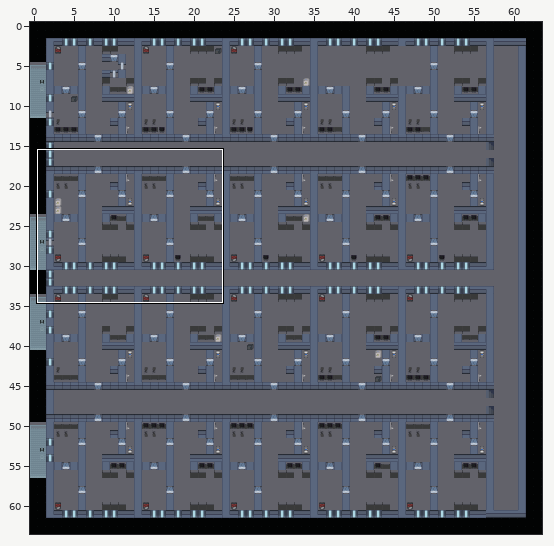
Tiled map, stored at NamelessRogue/Content/Buildings/ApartmentBlockFloor.tmx. The picture above shows the old version from afar; the outline marks the close-up.
Close-up. Before the edit:
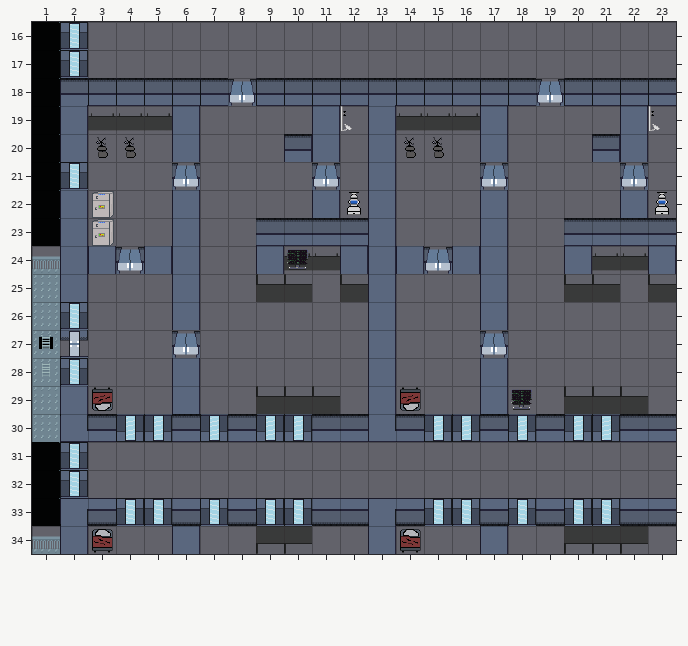
Cells are 32x32 px. Shown: x 1..23, y 16..34. The commit also changed other parts of the map, which this record leaves out.
New version:
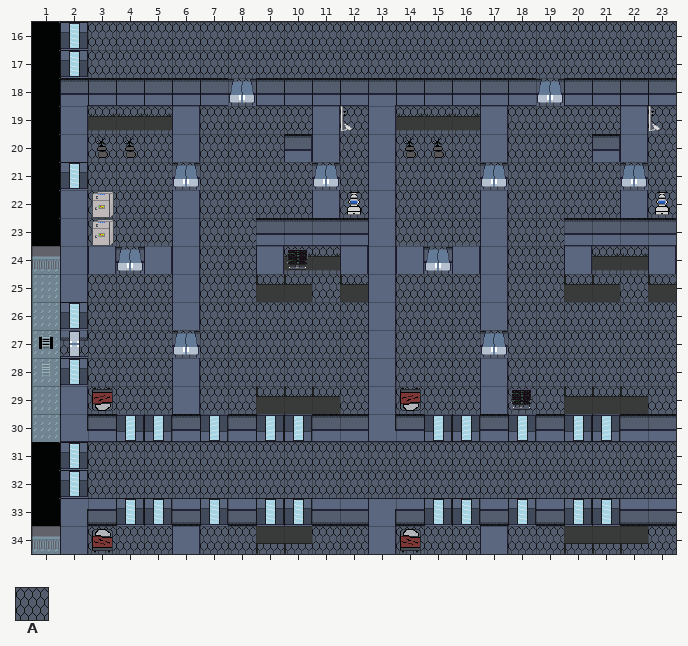
Key: from "tileset2": A 80.
_ is an empty cell, . an unchanged one.
Tiles of an added or newly shown layer are drawn over the layers below it.
What changed:
--- layer "terrain" (added)
@@ x 2..23 @@
-16 ._____________________
-17 ._____________________
-18 ......_.........._....
-19 .___.____._.___.____._
-20 .___.___.._.___.___.._
-21 .__________.__________
-22 .___.____._.___.____._
-23 .___.__.....___.__....
-24 .._..__.__..._..__.__.
-25 .___.______.___.______
-26 .___.______.___.______
-27 ___________.__________
-28 .___.______.___.______
-29 .___.______.___.______
+16 .AAAAAAAAAAAAAAAAAAAAA
+17 .AAAAAAAAAAAAAAAAAAAAA
+18 ......A..........A....
+19 .AAA.AAAA.A.AAA.AAAA.A
+20 .AAA.AAA..A.AAA.AAA..A
+21 .AAAAAAAAAA.AAAAAAAAAA
+22 .AAA.AAAA.A.AAA.AAAA.A
+23 .AAA.AA.....AAA.AA....
+24 ..A..AA.AA...A..AA.AA.
+25 .AAA.AAAAAA.AAA.AAAAAA
+26 .AAA.AAAAAA.AAA.AAAAAA
+27 AAAAAAAAAAA.AAAAAAAAAA
+28 .AAA.AAAAAA.AAA.AAAAAA
+29 .AAA.AAAAAA.AAA.AAAAAA
@@ x 3..23 @@
-31 _____________________
-32 _____________________
+31 AAAAAAAAAAAAAAAAAAAAA
+32 AAAAAAAAAAAAAAAAAAAAA
@@ x 3..23 @@
-34 ___.______.___.______
+34 AAA.AAAAAA.AAA.AAAAAA
Changed places in both close-ups, as pixel boxes (x1, y1, x2, y2):
added: (60, 22, 676, 414)
added: (88, 442, 676, 498)
added: (88, 526, 172, 554)
added: (200, 526, 368, 554)
added: (396, 526, 480, 554)
added: (508, 526, 676, 554)
